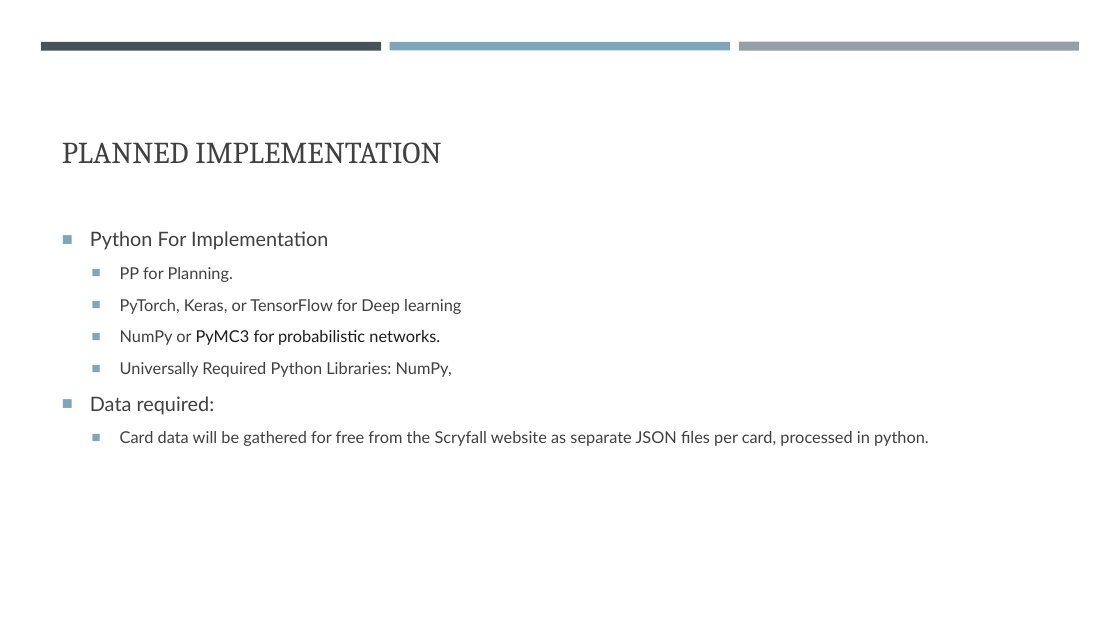
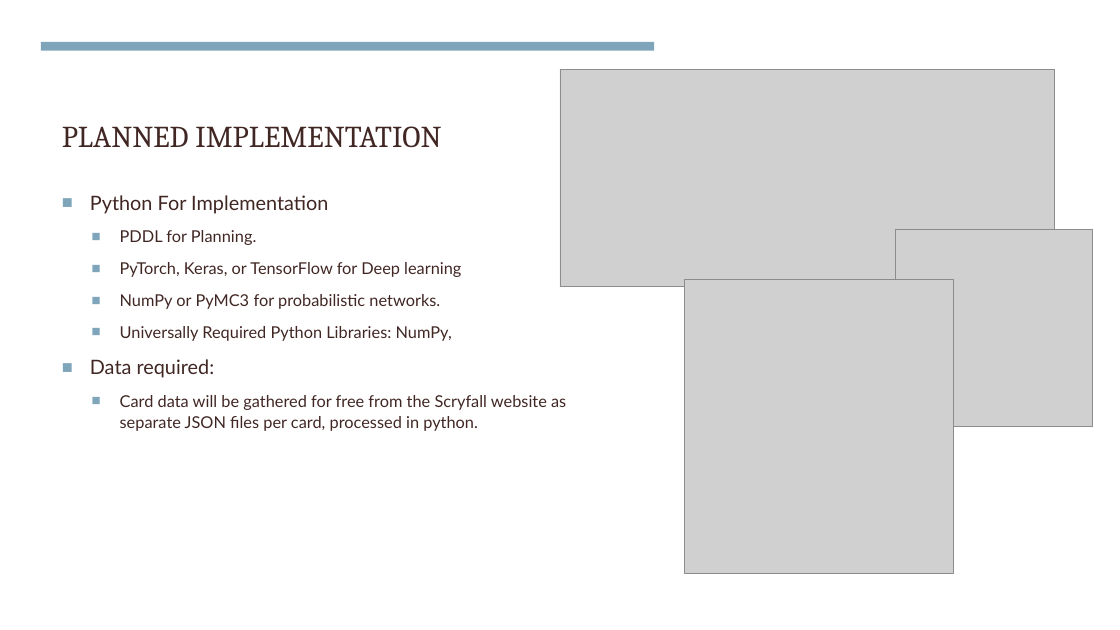
Before and after one commit to NicholasTillo/Gitaxian-Probe, a slide deck: slide 6 of problem_formulation.pptx. Drawn at 1120x630 pixels with LibreOffice and Linux fonts; fonts in the diff are those of the drawing; grey boxes stand for pictures. Boxes give left, top, right and bottom in pixels: in the first picture for what was removed or moved away, otherwise in the second. Text is boxed around its words. In the diff, an @@ line names an element or a change of style, - is before the commit and + after.

Commit message:
Added photos and finished powerpoint

```diff
--- a/problem_formulation.pptx
+++ b/problem_formulation.pptx
@@ rectangle added at (0, 0, 1120, 630), fill #FFFFFF @@
@@ rectangle removed at (41, 42, 381, 50) @@
@@ rectangle added at (41, 42, 655, 50), fill #7FA5BA @@
@@ rectangle removed at (390, 42, 730, 50) @@
@@ rectangle removed at (739, 42, 1079, 51) @@
@@ title "PLANNED IMPLEMENTATION" at (62, 126, 441, 147): text colour #404040 to #412724 @@
@@ picture added at (560, 69, 1055, 287) @@
@@ text "Python For Implementation": place and size @@
-text "Python For Implementation" at (90, 231, 929, 446)
+text "Python For Implementation" at (90, 195, 566, 431)
@@ text at (90, 195, 566, 431): text colour #404040 to #412724 in "Python For Implementation", "PyTorch, Keras, or TensorFlow for Deep learning", "NumPy or", "Universally Required Python Libraries: NumPy," and 2 more places; text colour #1C1C1C to #412724 in "PyMC3 for probabilistic networks." @@
@@ text at (120, 230, 256, 245): text changed; text colour #404040 to #412724 @@
-  ■ PP for Planning.
+  ■ PDDL for Planning.
@@ picture added at (897, 229, 1093, 426) @@
@@ picture added at (685, 280, 954, 574) @@
```
Also in this commit, not shown: 4 other slides changed, 13 other files.
